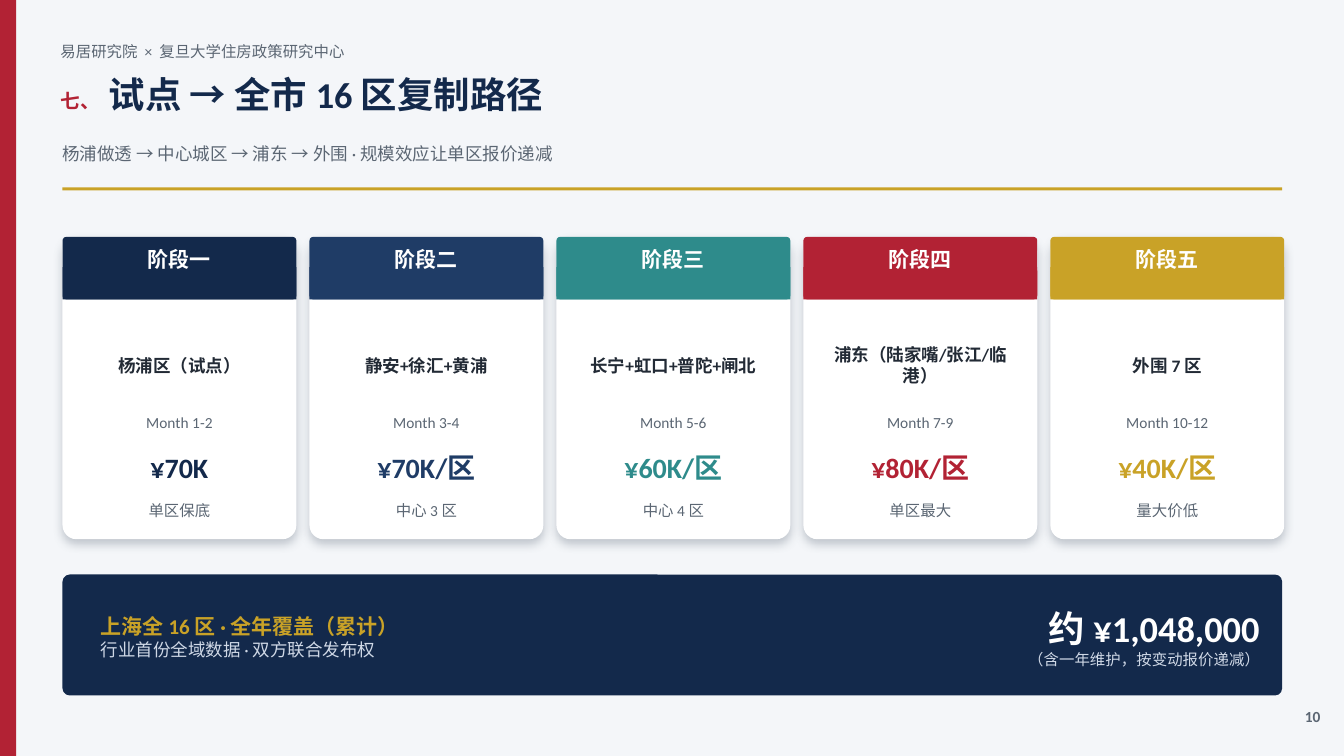
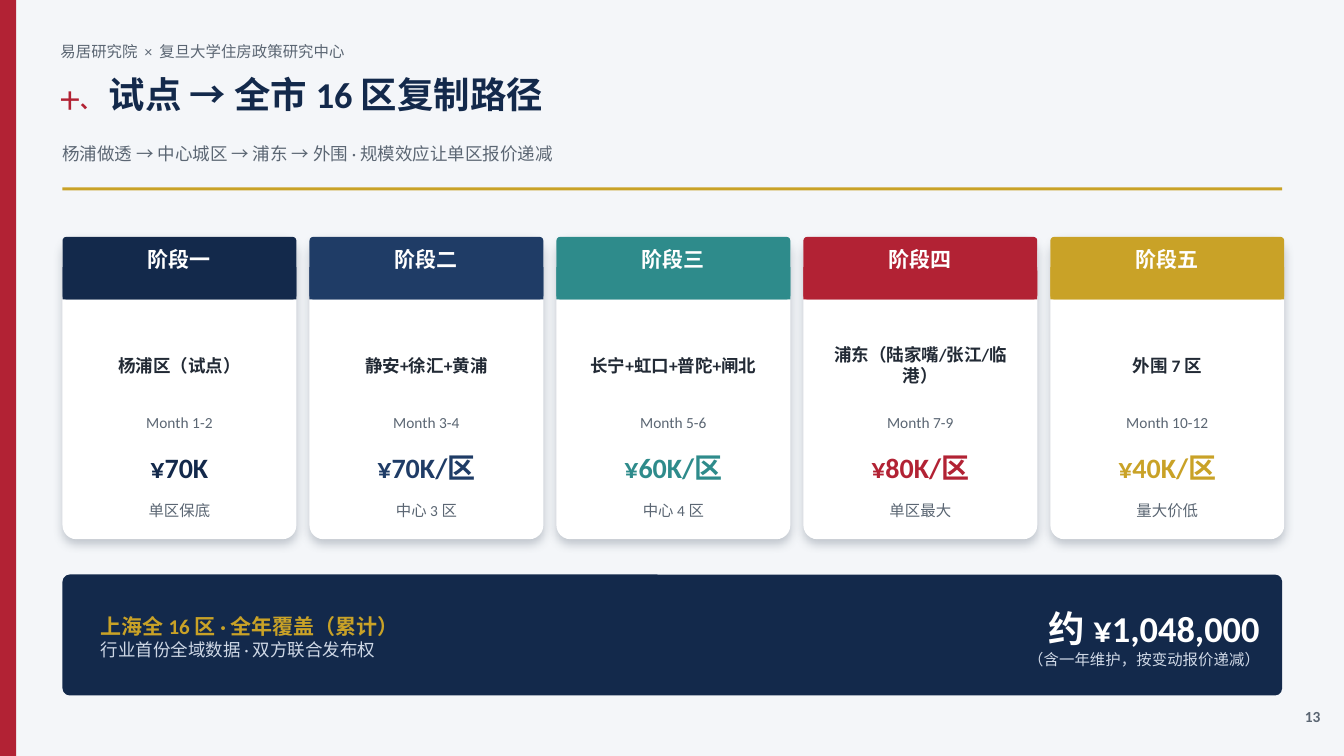
Before and after one commit to hujigang2010-maker/AIDEN, a slide deck: slide 13 of 易居研究院_复旦大学住房政策研究中心_合作方案.pptx (slide 10 before the commit). Drawn at 1344x756 pixels with LibreOffice and Linux fonts; fonts in the diff are those of the drawing. Boxes give left, top, right and bottom in pixels: in the first picture for what was removed or moved away, otherwise in the second. Text is boxed around its words. In the diff, an @@ line names an element or a change of style, - is before the commit and + after.

```diff
--- a/易居研究院_复旦大学住房政策研究中心_合作方案.pptx
+++ b/易居研究院_复旦大学住房政策研究中心_合作方案.pptx
@@ text at [60, 76, 543, 112]: text changed @@
-七、 试点 → 全市 16 区复制路径
+十、 试点 → 全市 16 区复制路径
@@ text at [1305, 712, 1321, 722]: text changed @@
-10
+13
```
Also in this commit, not shown: 11 other slides changed, 3 slides added, 1 other file.
